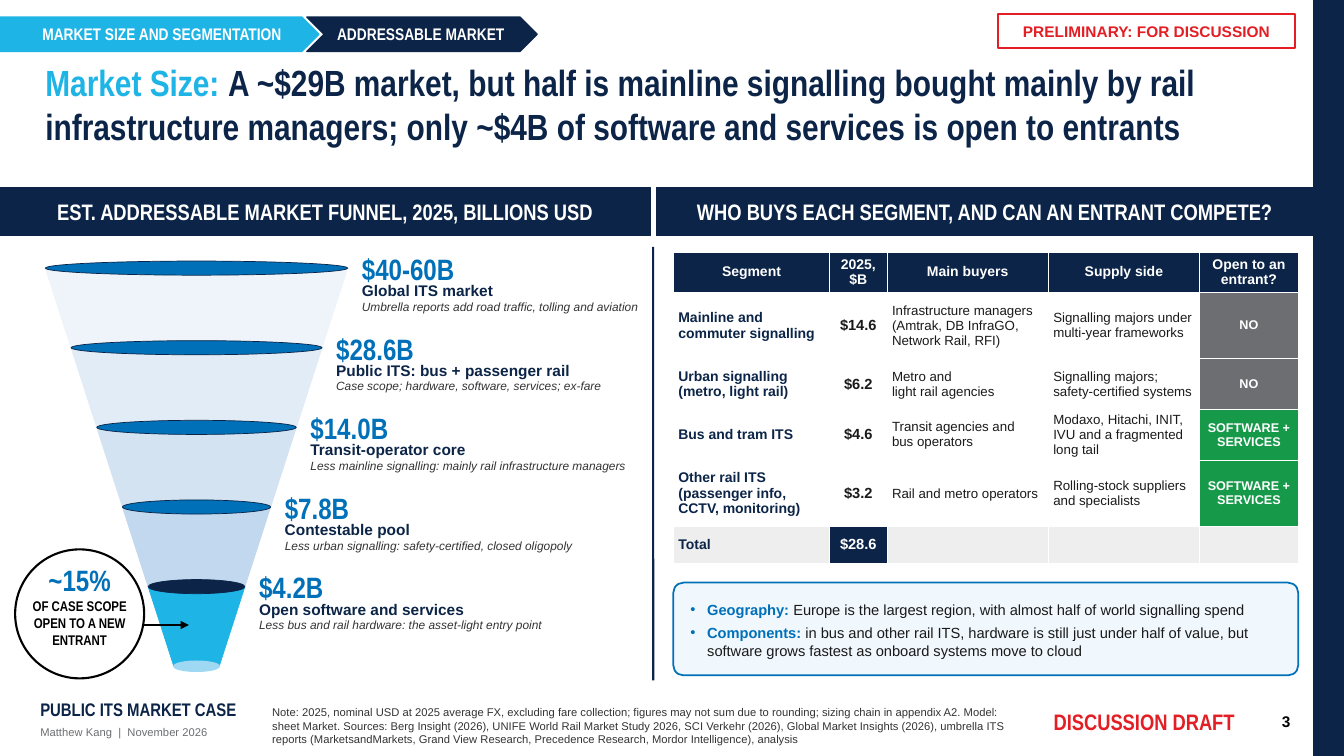
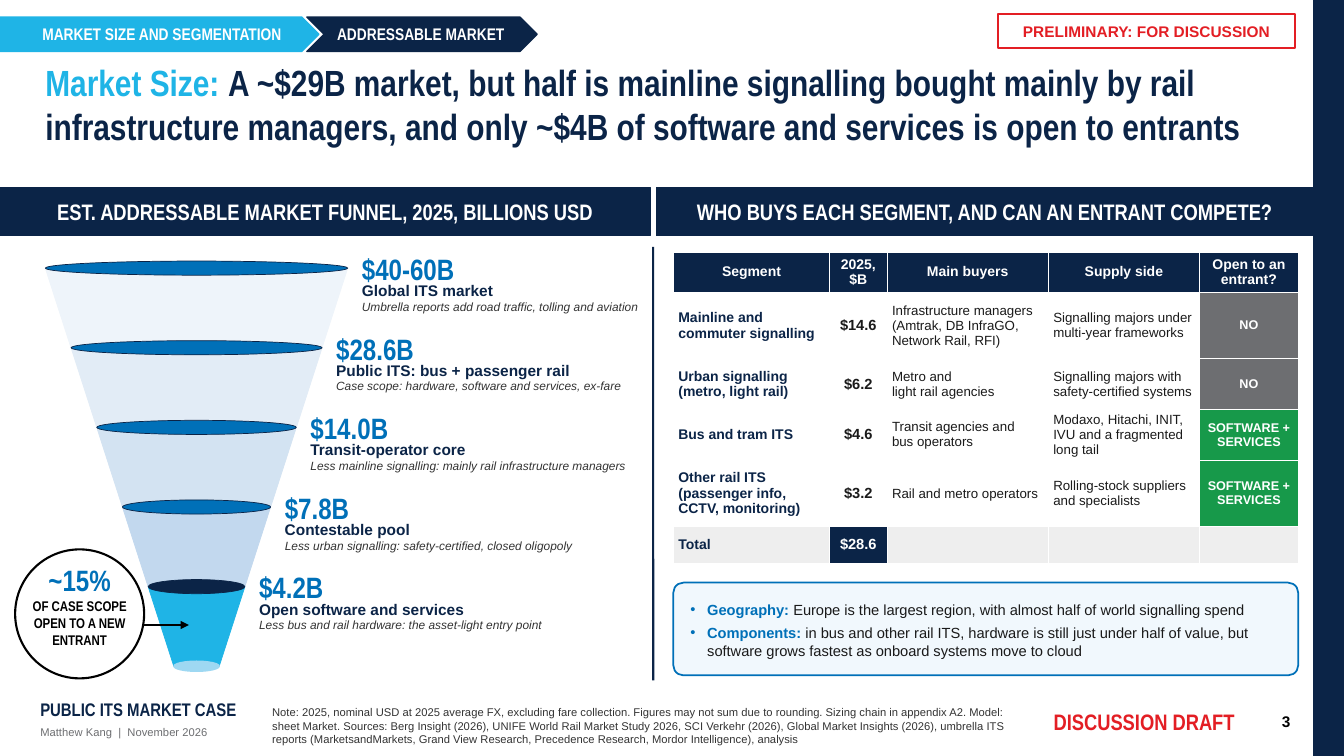
Before and after one commit to matthewkang858/Project-2-, a slide deck: slide 3 of its-market-case/deck/Public_ITS_Market_Case.pptx. Drawn at 1344x756 pixels with LibreOffice and Linux fonts; fonts in the diff are those of the drawing. Boxes give left, top, right and bottom in pixels: in the first picture for what was removed or moved away, otherwise in the second. Text is boxed around its words. In the diff, an @@ line names an element or a change of style, - is before the commit and + after.

```diff
--- a/its-market-case/deck/Public_ITS_Market_Case.pptx
+++ b/its-market-case/deck/Public_ITS_Market_Case.pptx
@@ title at <box>45,69,1240,147</box>: text changed @@
-Market Size: A ~$29B market, but half is mainline signalling bought mainly by rail infrastructure managers; only ~$4B of software and services is open to entrants
+Market Size: A ~$29B market, but half is mainline signalling bought mainly by rail infrastructure managers, and only ~$4B of software and services is open to entrants
@@ table at <box>674,252,1299,554</box> @@
-row 3, column 4: Signalling majors; safety-certified systems
+row 3, column 4: Signalling majors with safety-certified systems
@@ text at <box>336,381,621,393</box>: text changed @@
-Case scope; hardware, software, services; ex-fare
+Case scope: hardware, software and services, ex-fare
@@ text at <box>272,708,1004,746</box>: text changed @@
-Note: 2025, nominal USD at 2025 average FX, excluding fare collection; figures may not sum due to rounding; sizing chain in appendix A2. Model: sheet Market. Sources: Berg Insight (2026), UNIFE World Rail Market Study 2026, SCI Verkehr (2026), Global Market Insights (2026), umbrella ITS reports (MarketsandMarkets, Grand View Research, Precedence Research, Mordor Intelligence), analysis
+Note: 2025, nominal USD at 2025 average FX, excluding fare collection. Figures may not sum due to rounding. Sizing chain in appendix A2. Model: sheet Market. Sources: Berg Insight (2026), UNIFE World Rail Market Study 2026, SCI Verkehr (2026), Global Market Insights (2026), umbrella ITS reports (MarketsandMarkets, Grand View Research, Precedence Research, Mordor Intelligence), analysis
```
Also in this commit, not shown: 5 other slides changed, 3 other files.
